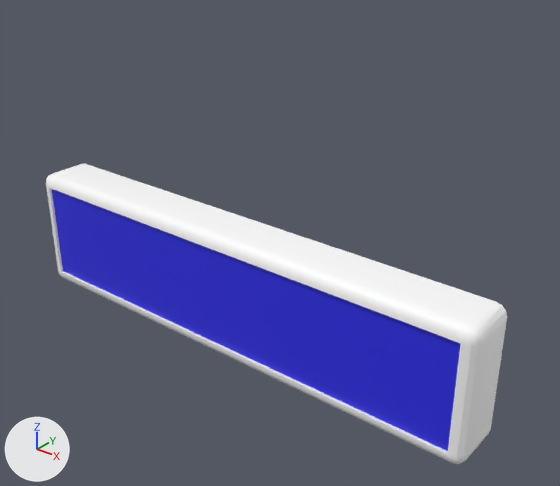
Two versions of the Blender file sourceModels/DisplayBase.blend, one commit apart.
Camera for both pictures: a 50 mm camera at (1.71, -1.92, 1.67) aimed at (0.16, 0.02, 0.46). Every picture has the same lights, and +X, +Y and +Z are marked at lower left.

Objects in the first picture: 'Case', 'Case.001', 'Case.002', 'Glass'.
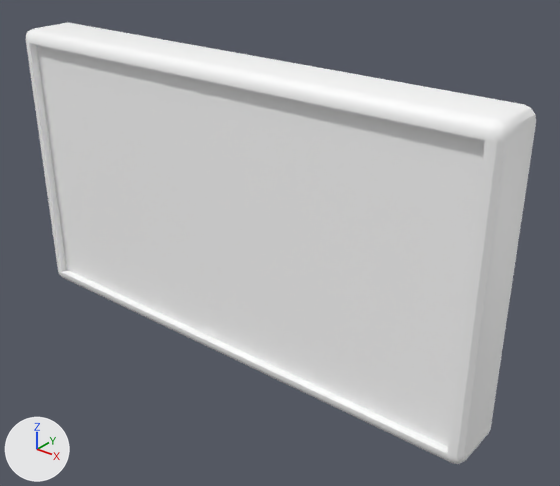
The newer file is also turned or shifted as a whole; pictures and numbers use the older file's frame.

Pixel boxes (x1, y1, x2, y2) of what changed, in the pictures (560 x 486 px):
```json
{"object": "Middle", "change": "added", "after": [26, 43, 536, 457]}
{"object": "Glass", "change": "reshaped", "before": [52, 189, 460, 451], "on screen": "not visible afterwards"}
{"object": "Case.001", "change": "mesh moved", "before": [46, 163, 507, 347], "after": [26, 23, 536, 143]}
{"object": "Case", "change": "deleted", "before": [46, 186, 507, 457]}
```

Scene script edits in JSON lines:
```json
{"block": "me_plane", "where": "me_plane.from_pydata(...)  # 4 vertices, 1 face; spans x -0.95..0.95, y 0.05..0.45, z 0.09"}
{"block": "me_plane", "where": "# used by ob_glass; parent = ob_case; location = (0.0, 0.001, 0.0); rotation_euler = (1.571, 0.0, 0.0), in degrees (90, 0, 0); scale = (1.0, 0.995, 1.0)"}
{"block": "me_plane", "change": "me_plane part 1"}
{"op": "set", "path": "me_plane.vertices[2].co", "old": "(-0.95, 0.45, 0.09)", "new": "(-0.95, 1.06, 0.09)", "note": "pixel (51, 187) -> pixel (31, 43)"}
{"op": "set", "path": "me_plane.vertices[3].co", "old": "(0.95, 0.45, 0.09)", "new": "(0.95, 1.06, 0.09)"}
{"block": "me_cube_002", "where": "me_cube_002.from_pydata(...)  # 50 vertices, 40 faces; spans x -1.0..1.0, y -0.1..0.1, z -0.05..0.0"}
{"block": "me_cube_002", "where": "# used by ob_case_001; parent = ob_display; location = (0.0, 0.0, 0.5)"}
{"block": "me_cube_002", "change": "me_cube_002 part 2: the whole mesh is moved by (0.0, 0.0, 0.6)"}
{"op": "add", "block": "me_cube_001_1", "code": ["me_cube_001_1 = bpy.data.meshes.new('Cube.001')", "me_cube_001_1.from_pydata(...)  # 28 vertices, 14 faces; spans x -1.0..1.0, y -0.11..0.09, z -0.5..0.5", "me_cube_001_1.polygons.foreach_set('use_smooth', [True] * 14)", "me_cube_001_1.materials.append(mat_case_mat)  # white #ffffff"]}
{"op": "remove", "block": "ob_case", "code": ["ob_case = bpy.data.objects.new('Case', me_cube_001)", "ob_case.parent = ob_display", "ob_case.location = (0.0, 0.0, 0.5)"]}
{"op": "remove", "block": "ob_displaystartpoint", "code": "ob_displaystartpoint.parent = ob_case"}
{"op": "remove", "block": "ob_glass", "code": "ob_glass.parent = ob_case"}
{"op": "add", "block": "ob_middle", "code": ["ob_middle = bpy.data.objects.new('Middle', me_cube_001_1)", "ob_middle.location = (0.0, -0.037, 0.551)"]}
```
